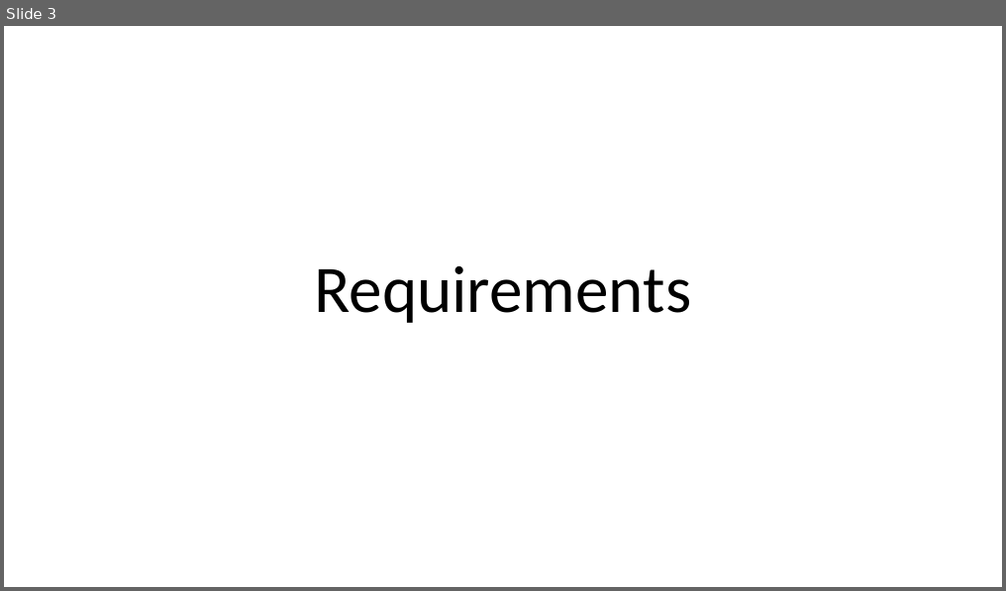
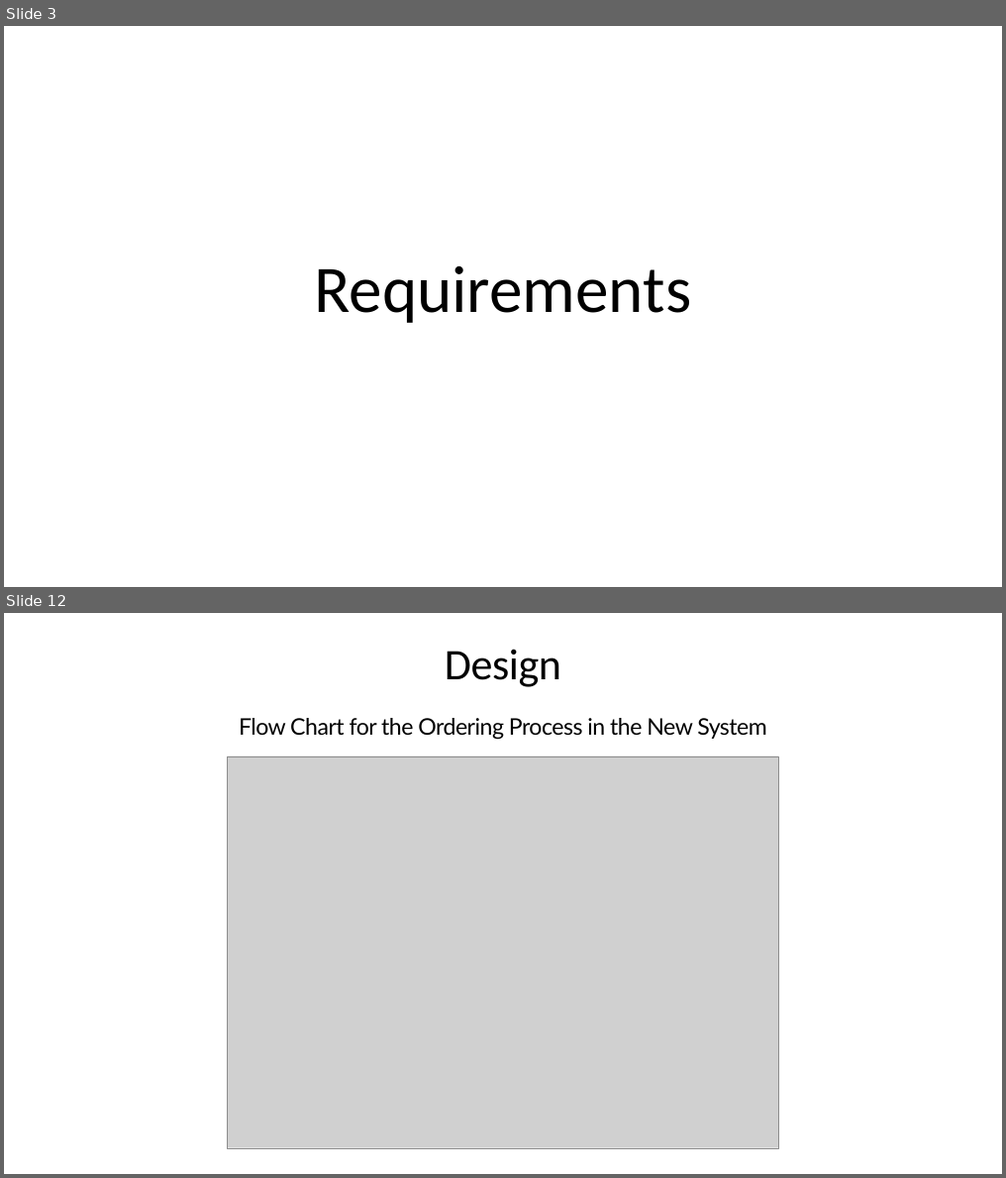
Before and after one commit to henryfallows13/Assesment3-DoghnutOrderSystem, a slide deck: Henry/Ford Order System Preasentation .pptx. Shown one above the other, each under a label of ours: slide 3 before the commit, slides 3 and 12 after it; the slides between them are not shown. The pictures are 1006x591 and 1006x1178 pixels, drawn with LibreOffice and Linux fonts; fonts in the diff are those of the drawing; grey boxes stand for pictures. Boxes give left, top, right and bottom in pixels: in the first picture for what was removed or moved away, otherwise in the second. Text is boxed around its words. In the diff, an @@ line names an element or a change of style, - is before the commit and + after.

```diff
--- a/Henry/Ford Order System Preasentation .pptx
+++ b/Henry/Ford Order System Preasentation .pptx
@@ slide 12 added at (x1=4, y1=613, x2=1002, y2=1174), background #FFFFFF @@
@@ title added at (x1=445, y1=649, x2=561, y2=687), 84 pt, text #000000 @@
+Design
@@ text added at (x1=239, y1=718, x2=766, y2=740), 44 pt, text #000000 @@
+Flow Chart for the Ordering Process in the New System
@@ picture added at (x1=228, y1=757, x2=778, y2=1149) @@
```
Also in this commit, not shown: 8 slides changed, 9 other slides added, 2 other files.
